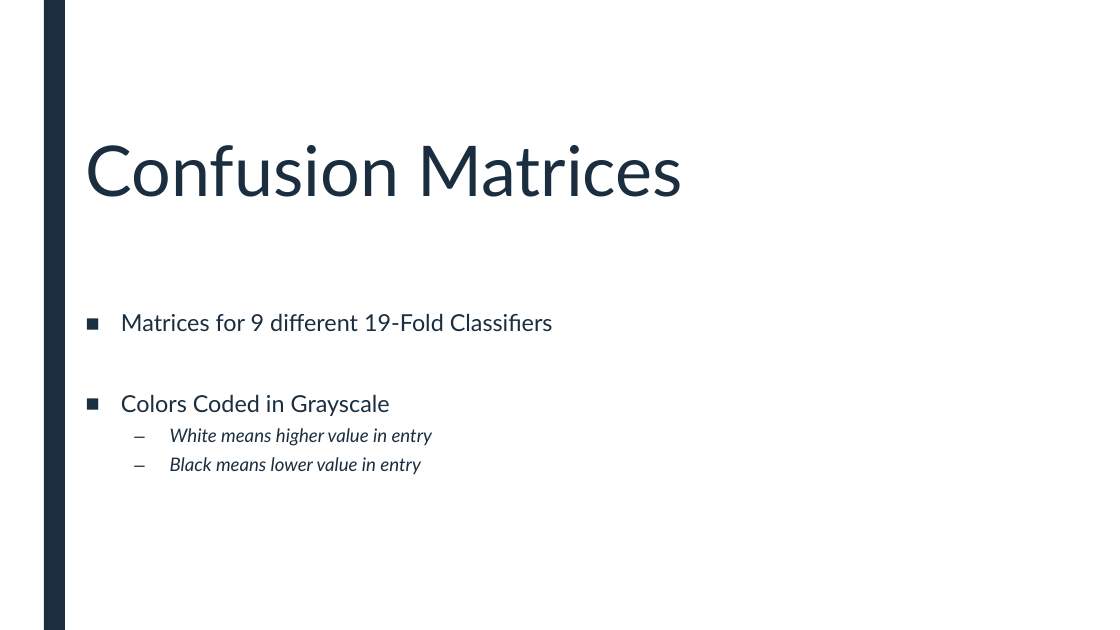
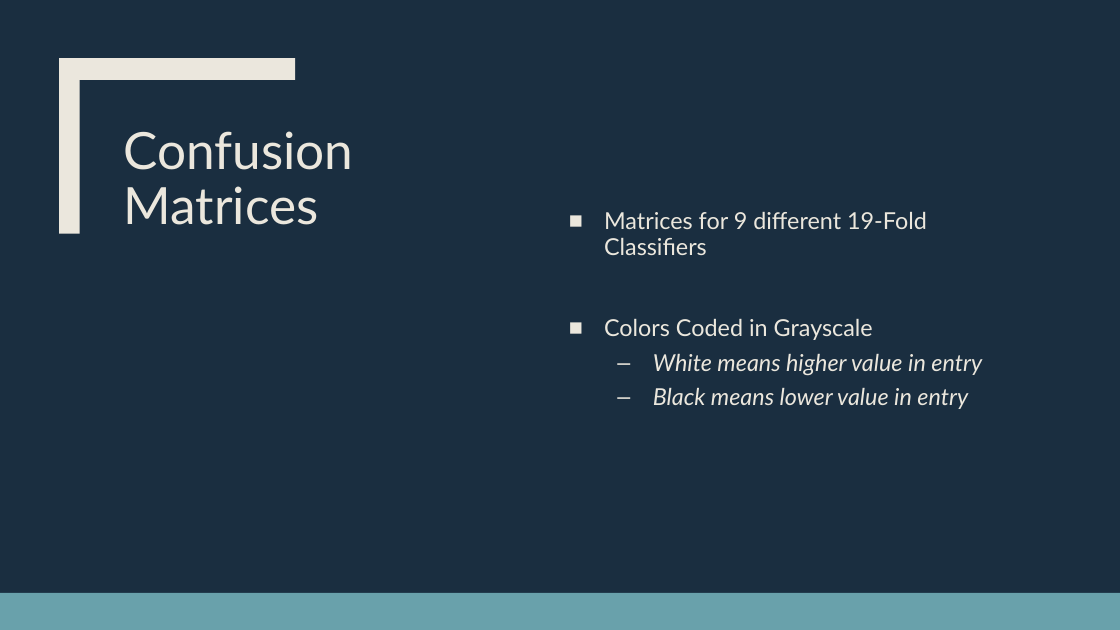
Before and after one commit to landonbuell/Buell-Senior-Thesis, a slide deck: slide 13 of Presentations/8_Jan_2020.pptx. Drawn at 1120x630 pixels with LibreOffice and Linux fonts; fonts in the diff are those of the drawing. Boxes give left, top, right and bottom in pixels: in the first picture for what was removed or moved away, otherwise in the second. Text is boxed around its words. In the diff, an @@ line names an element or a change of style, - is before the commit and + after.

```diff
--- a/Presentations/8_Jan_2020.pptx
+++ b/Presentations/8_Jan_2020.pptx
@@ background #FFFFFF to #1A2E40 @@
@@ rectangle added at (0, 0, 1120, 630), fill #1A2E40 @@
@@ rectangle at (44, 0, 65, 630): fill #1A2E40 to #EBE7DD @@
@@ freeform shape added at (59, 58, 295, 234), fill #EBE7DD @@
@@ title "Confusion Matrices": place and size @@
-title "Confusion Matrices" at (86, 145, 683, 197)
+title "Confusion Matrices" at (124, 131, 354, 225)
@@ title "Confusion Matrices" at (124, 131, 354, 225): size 60 to 44 pt, text colour #1A2E40 to #EBE7DD; vertical alignment bottom to top @@
@@ text "Matrices for 9 different 19-Fold ...": place and size @@
-text "Matrices for 9 different 19-Fold ..." at (121, 313, 553, 475)
+text "Matrices for 9 different 19-Fold ..." at (604, 212, 982, 409)
@@ text "Matrices for 9 different 19-Fold ..." at (604, 212, 982, 409): text colour #1A2E40 to #EBE7DD; size 16 to 20 pt in "White means higher value in entry", "Black means lower value in entry" @@
@@ rectangle added at (0, 593, 1120, 630), fill #69A1AB @@
```
Also in this commit, not shown: 19 other slides changed, 2 other files.
